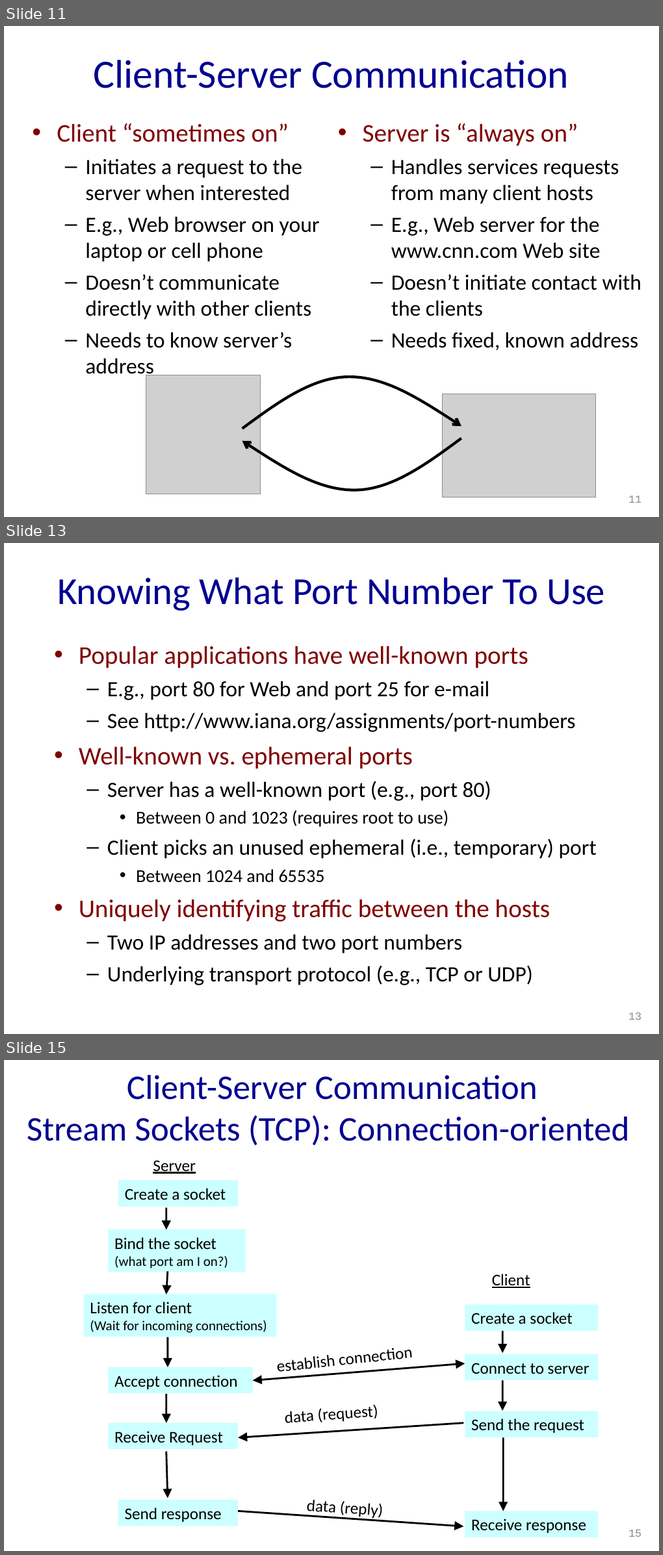
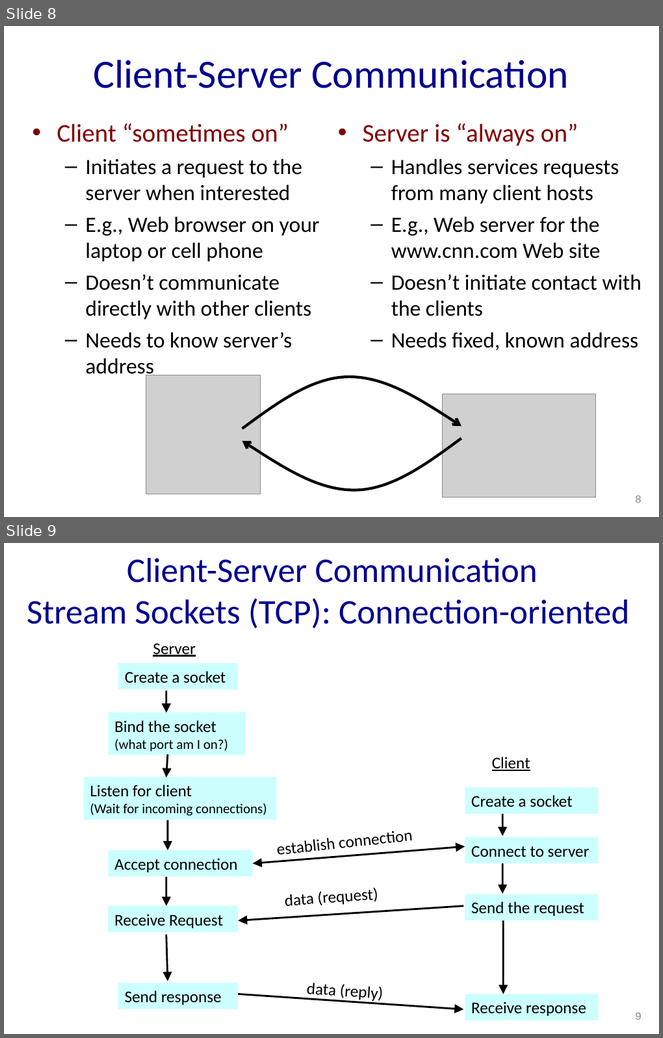
Before and after one commit to sepehrabdous/Computer_Networks_Spring21, a slide deck: assignment0/presentation_slides/socket_programming.ppt. Shown one above the other, each under a label of ours: slides 11, 13 and 15 before the commit, slides 8 and 9 after it; the slides between them are not shown. The pictures are 663x1555 and 663x1038 pixels, drawn with LibreOffice and Linux fonts; fonts in the diff are those of the drawing; grey boxes stand for pictures. Boxes give left, top, right and bottom in pixels: in the first picture for what was removed or moved away, otherwise in the second. Text is boxed around its words. In the diff, an @@ line names an element or a change of style, - is before the commit and + after.

```diff
--- a/assignment0/presentation_slides/socket_programming.ppt
+++ b/assignment0/presentation_slides/socket_programming.ppt
@@ slide 13 removed at bbox=[4, 543, 659, 1034], background #FFFFFF @@
@@ title removed at bbox=[57, 577, 605, 611] @@
-Knowing What Port Number To Use
@@ text removed at bbox=[79, 646, 597, 986] @@
-• Popular applications have well-known ports
-  – E.g., port 80 for Web and port 25 for e-mail
-  – See http://www.iana.org/assignments/port-numbers
-• Well-known vs. ephemeral ports
-  – Server has a well-known port (e.g., port 80)
-    • Between 0 and 1023 (requires root to use)
-  – Client picks an unused ephemeral (i.e., temporary) port
-    • Between 1024 and 65535
-• Uniquely identifying traffic between the hosts
-  – Two IP addresses and two port numbers
-  – Underlying transport protocol (e.g., TCP or UDP)
@@ page number removed at bbox=[629, 1013, 642, 1020] @@
-13
@@ what was slide 11 is now slide 8 @@
@@ page number at bbox=[635, 496, 642, 503]: text changed @@
-11
+8
@@ what was slide 15 is now slide 9 @@
@@ page number at bbox=[635, 1013, 642, 1020]: text changed @@
-15
+9
```
Also in this commit, not shown: 2 slides changed, 9 other slides removed.
